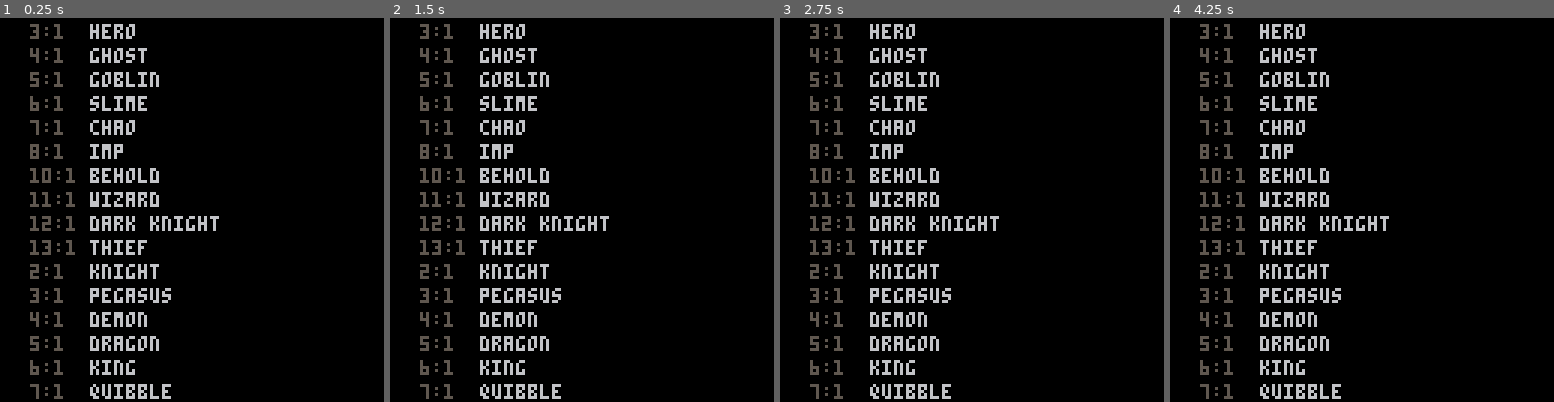
Above: before the commit, frames 1-4 (left to right).
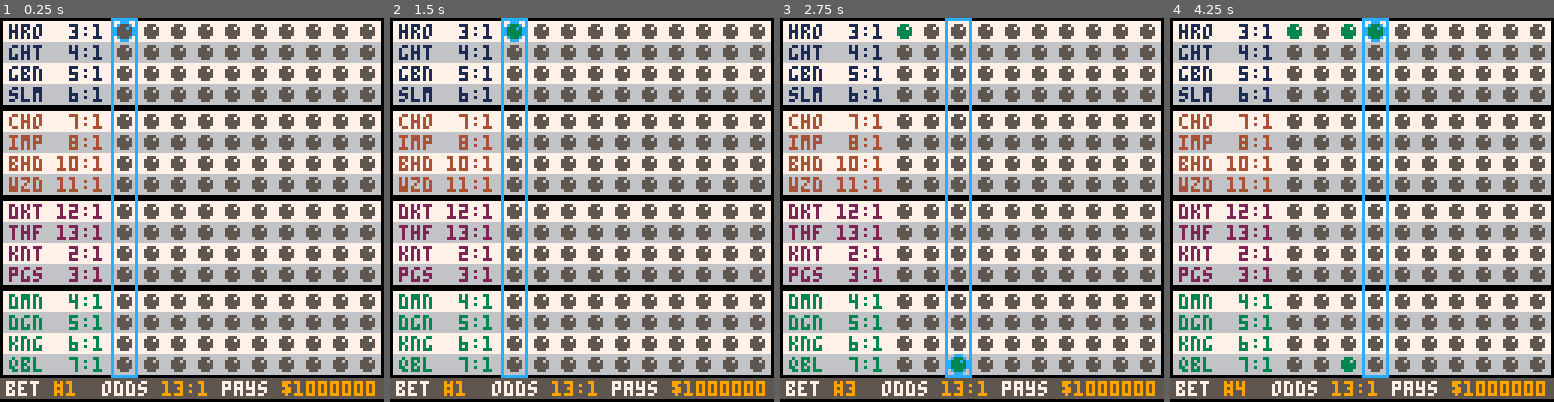
Above: after the commit, the same moments.

Repository: suspicious-smoke/club-bets-pico8
Game: PICO-8 cartridge club-bets.p8
Two runs of this game, one before a commit and one after it. Both use one fixed random seed, a clock stepped at 60 frames per second and the inputs below.
Inputs:
- Up to frame 1 (0.25 s): no input
- Up to frame 2 (1.5 s): tap X (X key) at 0.33, 1.07 s; tap O (Z key) at 0.7 s
- Up to frame 3 (2.75 s): hold Right 1.6-2.1 s; tap O (Z key) at 1.7, 2.1, 2.5 s; tap X (X key) at 1.85 s; hold Up 2.15-2.42 s; hold Right from 2.47 s (still down)
- Up to frame 4 (4.25 s): tap O (Z key) every 0.4 s from 2.9 to 4.1 s; tap X (X key) at 2.97, 4.08 s; release Right at 3.03 s; hold Left 3.08-3.58 s; hold Down 3.63-3.97 s; hold Right from 4.02 s (still down)

The runs differ from the first frame. In frame 1, 90% of the frame differs, in the area x 0-100%, y 0-100%; in frame 2, 90%; in frame 3, 90%; in frame 4, 90%.

Commit message:
more work on calcualate bets

Diff:
--- a/club-bets.p8
+++ b/club-bets.p8
@@ -42,7 +42,8 @@
 		{"king","kng",18},
 	}
 	arenas={}
-
+	odds={}
+	bet_odds={}
 	--used the helpful table from https://gurpsland.no-ip.org/articles/d6chance.htm
 	d6x3={
 		0,0,.0046,.0139,.0278,.0463,.0694,.0972,.1157,.1250,
@@ -50,11 +51,10 @@
 	}
 	--prob of 3d6 from 3-18
 
-	odds={}
-	bet_odds={}
+
 	_upd=blank
 	_drw=blank
-	--init_quickbetpage()
+	init_quickbetpage()
 	fill_arenas()
 end
 
@@ -69,10 +69,10 @@
 
 function _draw()
 	cls()
-	for i=1,16 do
-		print(bet_odds[i]..":1",10,i*8-6,5)
-		print(players[arenas[i]][1],30,i*8-6,6)
-	end
+	-- for i=1,16 do
+	-- 	print(bet_odds[i]..":1",10,i*8-6,5)
+	-- 	print(players[arenas[i]][1],30,i*8-6,6)
+	-- end
 	_drw()
 
 	--debug
@@ -111,6 +111,11 @@
 end
 
 function toggle_bet()
+	--toggle bet if already selected
+	if bets[bet_sel][player_sel] then
+		bets[bet_sel][player_sel]=false
+		return
+	end
 	--switch off other bets in arena
 	arena_start=1
 	if player_sel<5 then
@@ -130,26 +135,33 @@
 
 function draw_quickbetpage()
 	local gc={1,4,2,3}--arena text colors
-
-	for i=1,16 do--players in arenas
-		arenas=54325--odds={odds for player 1-16}
-	end
-	for i=1,4 do--arena
-		for j=1,4 do--player
-			--background rows
-			rrectfill(1,j*7+(i-1)*30-6,126,7,0,6+j%2)
-			print("thh 13:1",2,j*7+(i-1)*30-5,gc[i])
-			for k=1,10 do
-				bet_clr=5
-				local p_bet=(i-1)*4+j
-				if bets[k][p_bet]	then
-					bet_clr=3
-				end
-				if bet_sel==k and player_sel==p_bet then
-					print("\f7\^oc5a●",29+k*9,j*7+(i-1)*30-5)
-				end
-				print("●",29+k*9,j*7+(i-1)*30-5,bet_clr)
+	gc_ind=1--color index
+	g_off=0--space between arenas
+	for ap_id=1,16 do--players in arenas
+		local _py=ap_id*7+g_off
+		rrectfill(1,_py-6,126,7,0,6+ap_id%2)--row background
+		--print player string
+		local _pstring=players[arenas[ap_id]][2].." "
+		if bet_odds[ap_id] < 10 then
+			_pstring=_pstring.." "
+		end
+		_pstring=_pstring..bet_odds[ap_id]..":1"
+		print(_pstring,3,_py-5,gc[gc_ind])
+		--bet buttons
+		for k=1,10 do
+			bet_clr=5
+			if bets[k][ap_id] then
+				bet_clr=3
 			end
+			if bet_sel==k and player_sel==ap_id then
+				print("\f7\^oc5a●",29+k*9,_py-5)
+			end
+			print("●",29+k*9,_py-5,bet_clr)
+		end
+
+		if ap_id%4==0 then
+			gc_ind+=1
+			g_off+=2
 		end
 	end
 	--bet selector
